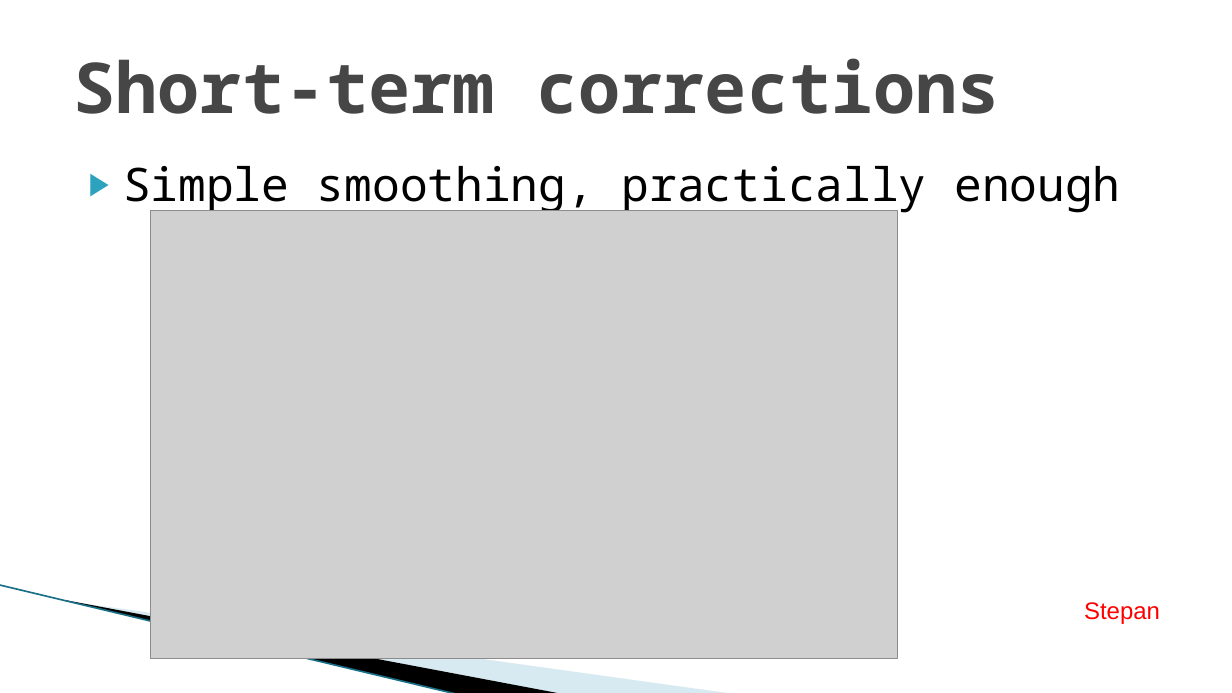
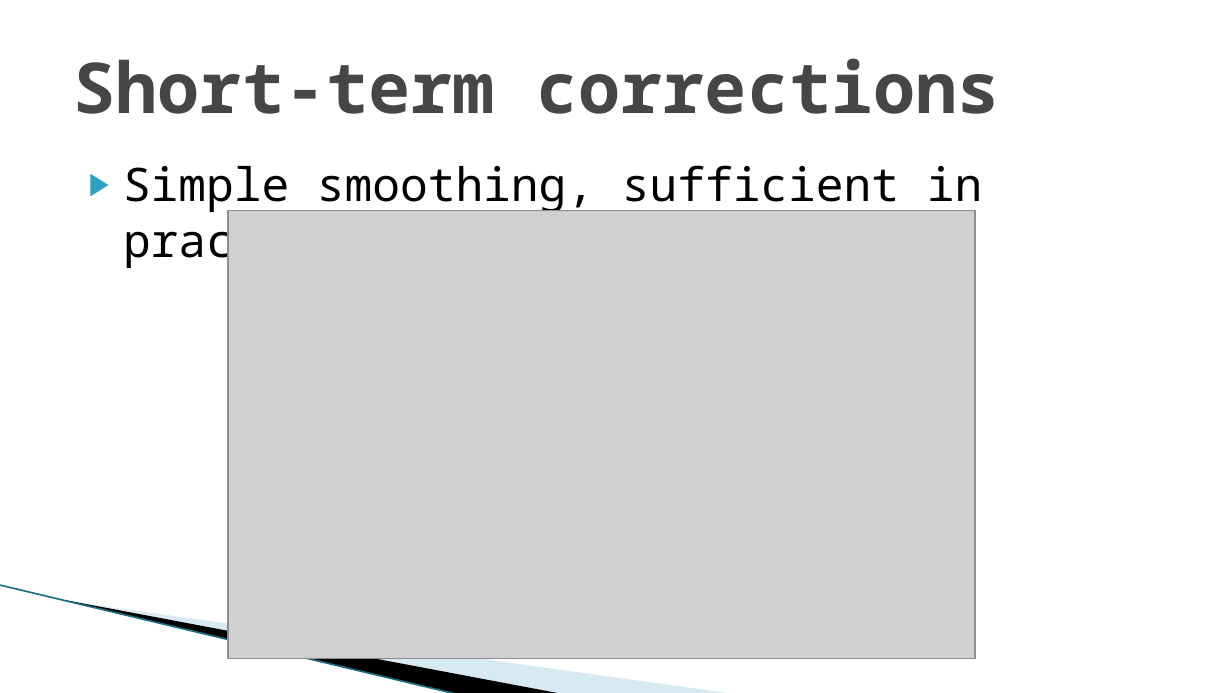
Before and after one commit to macejova/Ecox-seminar-project, a slide deck: slide 12 of prez/Macejovsky_Pardubicky_prez.pptx. Drawn at 1232x693 pixels with LibreOffice and Linux fonts; fonts in the diff are those of the drawing; grey boxes stand for pictures; background and template pictures are left out. Boxes give left, top, right and bottom in pixels: in the first picture for what was removed or moved away, otherwise in the second. Text is boxed around its words. In the diff, an @@ line names an element or a change of style, - is before the commit and + after.

```diff
--- a/prez/Macejovsky_Pardubicky_prez.pptx
+++ b/prez/Macejovsky_Pardubicky_prez.pptx
@@ text at [123,165,982,269]: text changed @@
-▶ Simple smoothing, practically enough
+▶ Simple smoothing, sufficient in practice
@@ picture: place and size @@
-picture at [150,211,897,659]
+picture at [228,211,975,659]
@@ text removed at [1084,602,1160,624] @@
-Stepan
```
Also in this commit, not shown: 5 other slides changed.
